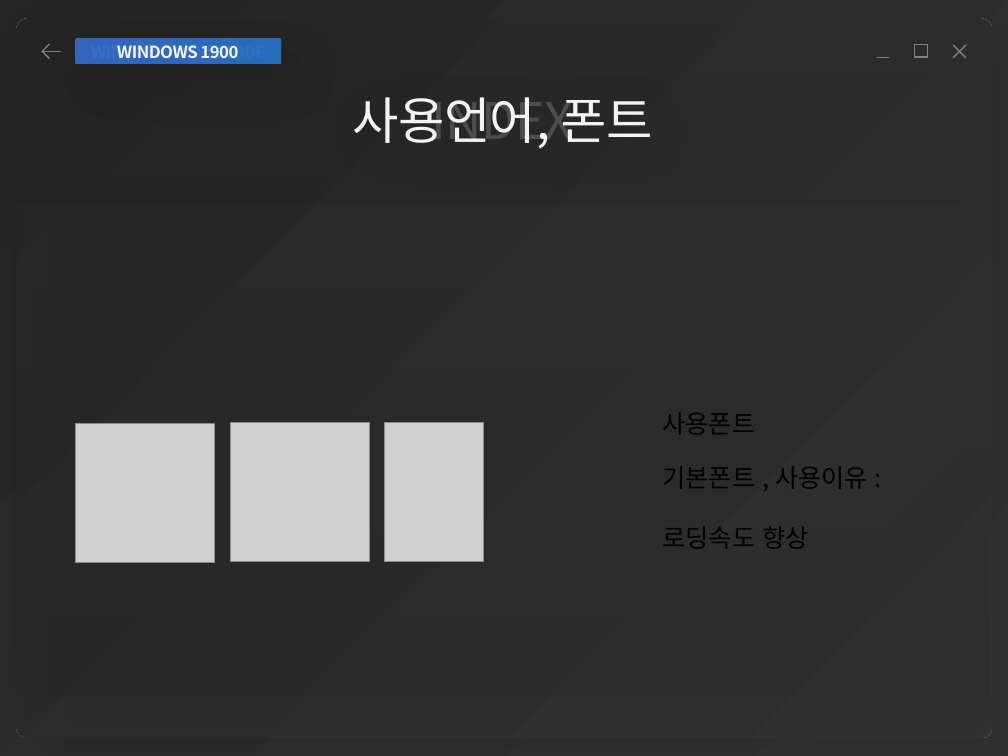
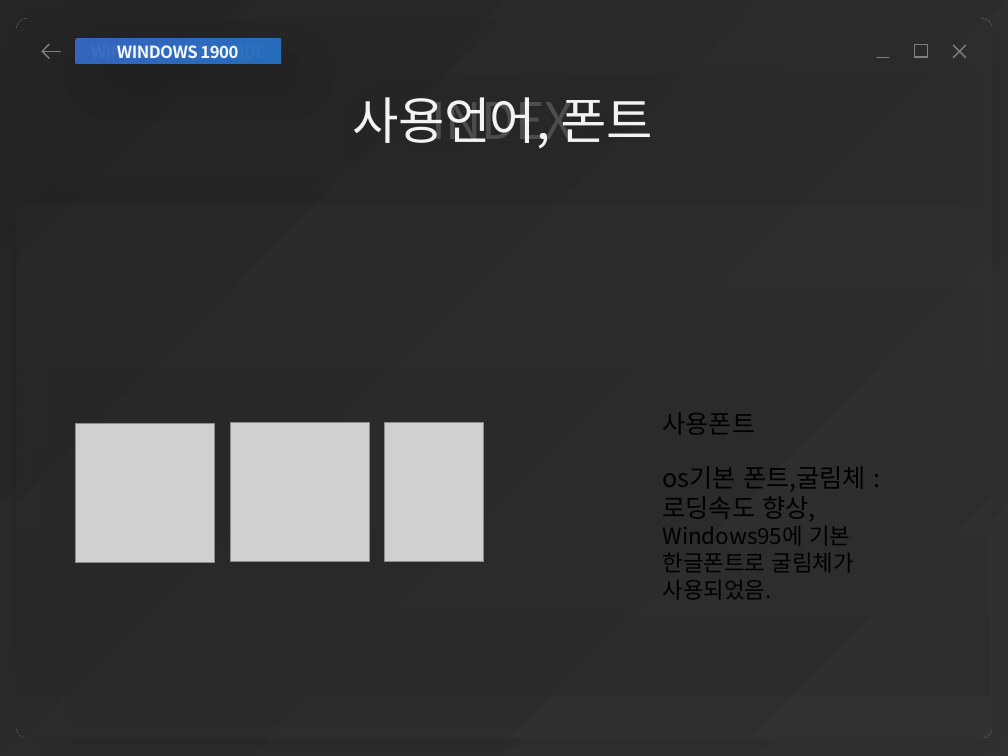
Before and after one commit to yonggyu01/windowProject, a slide deck: slide 3 of 김용규 개인포폴.pptx. Drawn at 1008x756 pixels with LibreOffice and Linux fonts; fonts in the diff are those of the drawing; grey boxes stand for pictures; background and template pictures are left out. Boxes give left, top, right and bottom in pixels: in the first picture for what was removed or moved away, otherwise in the second. Text is boxed around its words. In the diff, an @@ line names an element or a change of style, - is before the commit and + after.

```diff
--- a/김용규 개인포폴.pptx
+++ b/김용규 개인포폴.pptx
@@ text at <box>663,467,866,599</box>: text changed; size 18 to 16 pt @@
-기본폰트 , 사용이유 :
-로딩속도 향상
+os기본 폰트,굴림체 :
+로딩속도 향상,
+Windows95에 기본
+한글폰트로 굴림체가
+사용되었음.
```
Also in this commit, not shown: 5 other slides changed, 1 other file.
